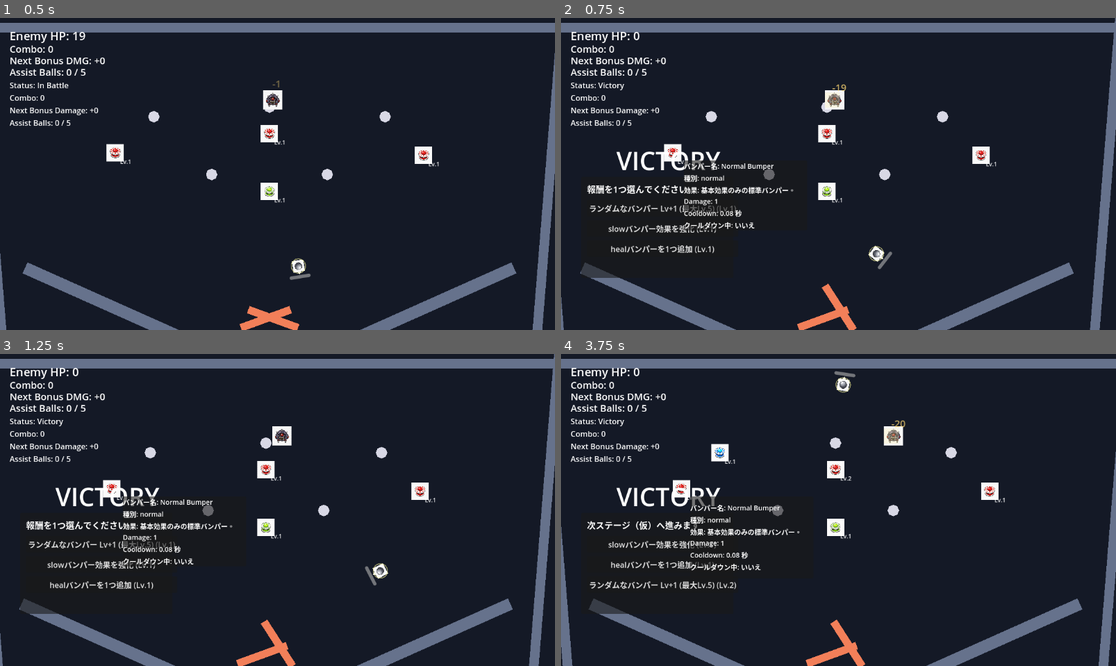
Above: before the commit, frames 1-4 (two rows, left to right).
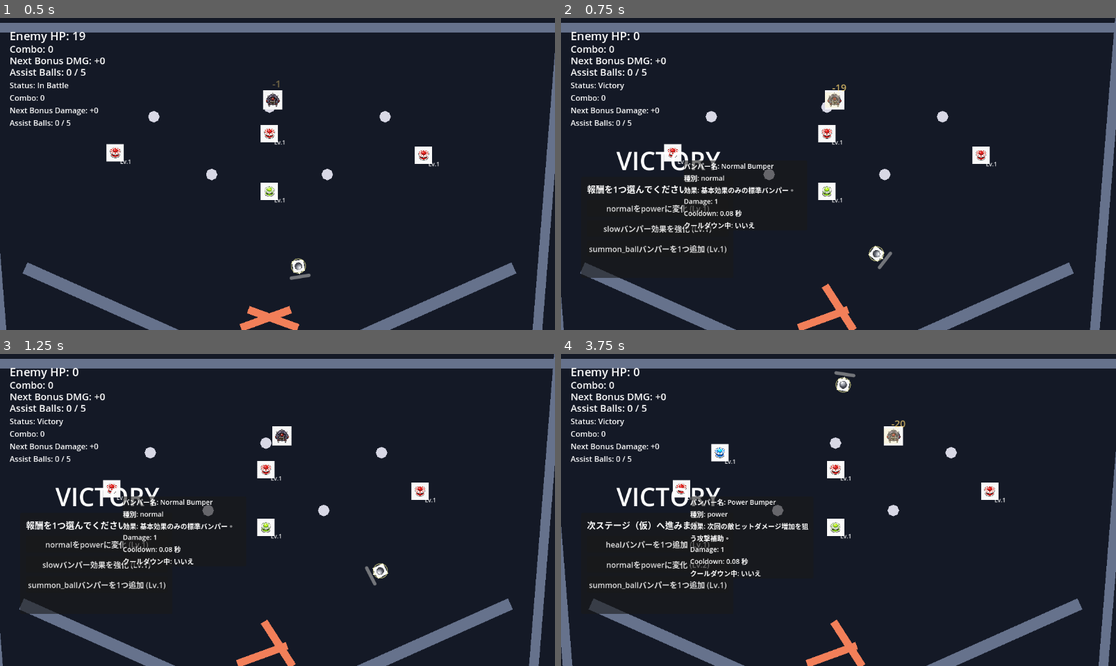
Above: after the commit, the same moments.

Repository: hamayu691-hamy/codex_godot
Game: Godot game, scene res://scenes/PinballBattleScene.tscn
The game is run twice, just before and just after one commit, with the same random seed, the same clock (stepped at 60 frames per second) and the same inputs. The project has no main scene, so this scene is started directly.
Inputs (mouse positions are in pixels of both pictures, inside the frame that each line leads up to):
- Up to frame 1 (0.5 s): no input
- Up to frame 2 (0.75 s): move the mouse to (677, 152) at 0.52 s; hold Right from 0.53 s (still down); tap K at 0.6 s; click (677, 152) at 0.67 s
- Up to frame 3 (1.25 s): keep holding Right
- Up to frame 4 (3.75 s): release Right at 1.25 s; click "ランダムなバンパー Lv+1 (最大Lv.5) (Lv.1)" (after the commit: "normalをpowerに変化 (Lv.1)") at 1.25 s; move the mouse to (849, 469) at 2.02 s; hold Left 2.03-2.78 s; tap B at 2.1 s; click (849, 469) at 2.17 s; move the mouse to (694, 488) at 2.77 s; hold R 2.78-3.53 s; hold Right from 2.78 s (still down); click (694, 488) at 2.92 s; move the mouse to (683, 488) at 3.52 s; tap K at 3.6 s; click (683, 488) at 3.67 s

Frame 1 is identical in both runs. In frame 2, 0.9% of the frame differs, in the area x 5-32%, y 59-76%; in frame 3, 0.9%; in frame 4, 2.4%, in the area x 5-53%, y 39-76%.

Commit message:
Add summon ball bumper clear reward

Diff:
--- a/scripts/gameplay/pinball_battle_scene.gd
+++ b/scripts/gameplay/pinball_battle_scene.gd
@@ -1010,6 +1010,8 @@
 			return _apply_random_bumper_damage_reward()
 		"add_heal_bumper":
 			return _apply_add_heal_bumper_reward()
+		"add_summon_ball_bumper":
+			return _apply_add_summon_ball_bumper_reward()
 		"enhance_slow":
 			return _apply_enhance_slow_reward()
 	return false
@@ -1038,6 +1040,19 @@
 		"impulse_strength": 130.0,
 		"bumper_type": "heal",
 		"sprite_path": "res://gazou/banper_2.png",
+		"sprite_scale": BUMPER_SPRITE_SCALE,
+	}
+	_is_waiting_for_pin_replacement_selection = true
+	return true
+
+func _apply_add_summon_ball_bumper_reward() -> bool:
+	_pending_reward_bumper_config = {
+		"level": 1,
+		"damage": 1,
+		"impulse_strength": 130.0,
+		"bumper_type": "summon_ball",
+		"cooldown_time": 1.2,
+		"sprite_path": "res://gazou/banper_3.png",
 		"sprite_scale": BUMPER_SPRITE_SCALE,
 	}
 	_is_waiting_for_pin_replacement_selection = true
--- a/scripts/gameplay/reward_manager.gd
+++ b/scripts/gameplay/reward_manager.gd
@@ -5,6 +5,7 @@
 	"normal_to_power",
 	"random_bumper_damage",
 	"add_heal_bumper",
+	"add_summon_ball_bumper",
 	"enhance_slow",
 ]
 
@@ -24,6 +25,8 @@
 			return "ランダムなバンパー Lv+1 (最大Lv.%d) (Lv.%d)" % [bumper_max_level, current_level]
 		"add_heal_bumper":
 			return "healバンパーを1つ追加 (Lv.%d)" % current_level
+		"add_summon_ball_bumper":
+			return "summon_ballバンパーを1つ追加 (Lv.%d)" % current_level
 		"enhance_slow":
 			return "slowバンパー効果を強化 (Lv.%d)" % current_level
 		_:
@@ -37,6 +40,8 @@
 			return "ランダムなバンパーのLvが1上がりました（最大Lv.%d）" % bumper_max_level
 		"add_heal_bumper":
 			return "healバンパーを獲得しました。配置先のピンを選択してください"
+		"add_summon_ball_bumper":
+			return "summon_ballバンパーを獲得しました。配置先のピンを選択してください"
 		"enhance_slow":
 			return "slowバンパー効果を強化しました"
 		_:
